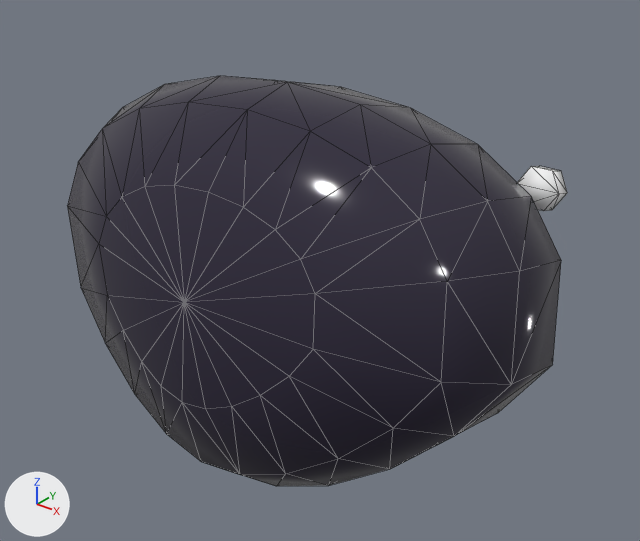
One commit to the FBX model blender/exports/truffe.fbx: the scene before it, then after it.
One viewpoint serves both versions: a camera (50 mm lens) standing at (0.32, 0.053, -0.104) and looking at (0.008, 0.443, -0.346). Lighting does not change. The marker at lower left points along +X, +Y and +Z. The first picture is the older version. Mesh edges are drawn as thin lines. Where no turn or scale is listed for an object, it has been applied to the vertices.

Names of what the first picture shows: 'Anim_Truffe'.
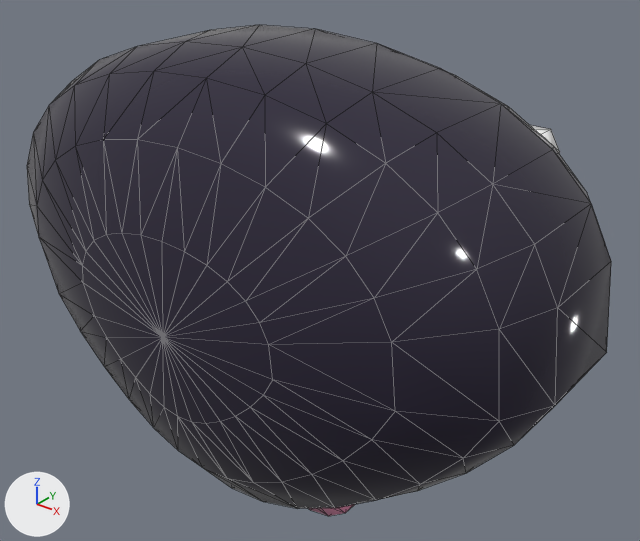
Patch to the scene script:
```diff
--- a/blender/exports/truffe.fbx.py
+++ b/blender/exports/truffe.fbx.py
@@ mat_m5_nezrose @@
+mat_m5_nezrose = principled_material('M5_NezRose')
+mat_m5_nezrose.base_color = (1.0, 0.347, 0.578)  # pink #ff9fc8
+mat_m5_nezrose.roughness = 0.15
@@ me_anim_truffe_001 @@
 # used by ob_anim_truffe; location = (0.0, 0.4186, -0.3473)
-me_anim_truffe_001.from_pydata(...)  # 182 vertices, 340 faces; spans x -0.165..0.165, y -0.089..0.097, z -0.122..0.122
+me_anim_truffe_001.from_pydata(...)  # 372 vertices, 720 faces; spans x -0.19..0.19, y -0.1..0.105, z -0.2..0.14
+# me_anim_truffe_001 part 1: a new loose piece, a 6-sided cylinder along y spanning x 0.106..0.133, y 0.063..0.075, z 0.072..0.095, in mat_m5_reflet (white #ffffff)
+# me_anim_truffe_001 part 2: the loose piece of 122 vertices spanning x -0.165..0.165, y -0.089..0.089, z -0.122..0.122 is rebuilt with 226 vertices and now spans x -0.19..0.19, y -0.1..0.1, z -0.14..0.14
+# me_anim_truffe_001 part 3: a new loose piece of 66 vertices spanning x -0.045..0.045, y 0.011..0.051, z -0.2..-0.1, in mat_m5_nezrose (pink #ff9fc8)
+# me_anim_truffe_001 part 4: the loose piece of 12 vertices spanning x 0.106..0.133, y 0.079..0.097, z 0.051..0.076 is deleted
+# other edits to the shape of me_anim_truffe_001 do not show in these pictures
 me_anim_truffe_001.materials.append(mat_m5_truffenoire)
@@ me_anim_truffe_001 @@
 me_anim_truffe_001.materials.append(mat_m5_reflet)
+me_anim_truffe_001.materials.append(mat_m5_nezrose)  # pink #ff9fc8
@@ ob_anim_truffe @@
 ob_anim_truffe = bpy.data.objects.new('Anim_Truffe', me_anim_truffe_001)
-ob_anim_truffe.location = (0.0, 0.4186, -0.3473)
+ob_anim_truffe.location = (0.0, 0.4194, -0.3398)
```

Changed parts and their boxes (x1, y1, x2, y2) in the pictures (640 x 541 px):
'Anim_Truffe', reshaped, moved (17% wider, 20% taller)
    before: (67, 76, 567, 486)
    after: (27, 25, 611, 516)
part 1 of me_anim_truffe_001, added
    after: (530, 125, 560, 153)
part 2 of me_anim_truffe_001, rebuilt (18% wider, 18% taller)
    before: (67, 76, 561, 486)
    after: (27, 25, 611, 508)
part 3 of me_anim_truffe_001, added (mostly hidden)
    after: (308, 504, 355, 516)
part 4 of me_anim_truffe_001, deleted
    before: (517, 166, 567, 211)
